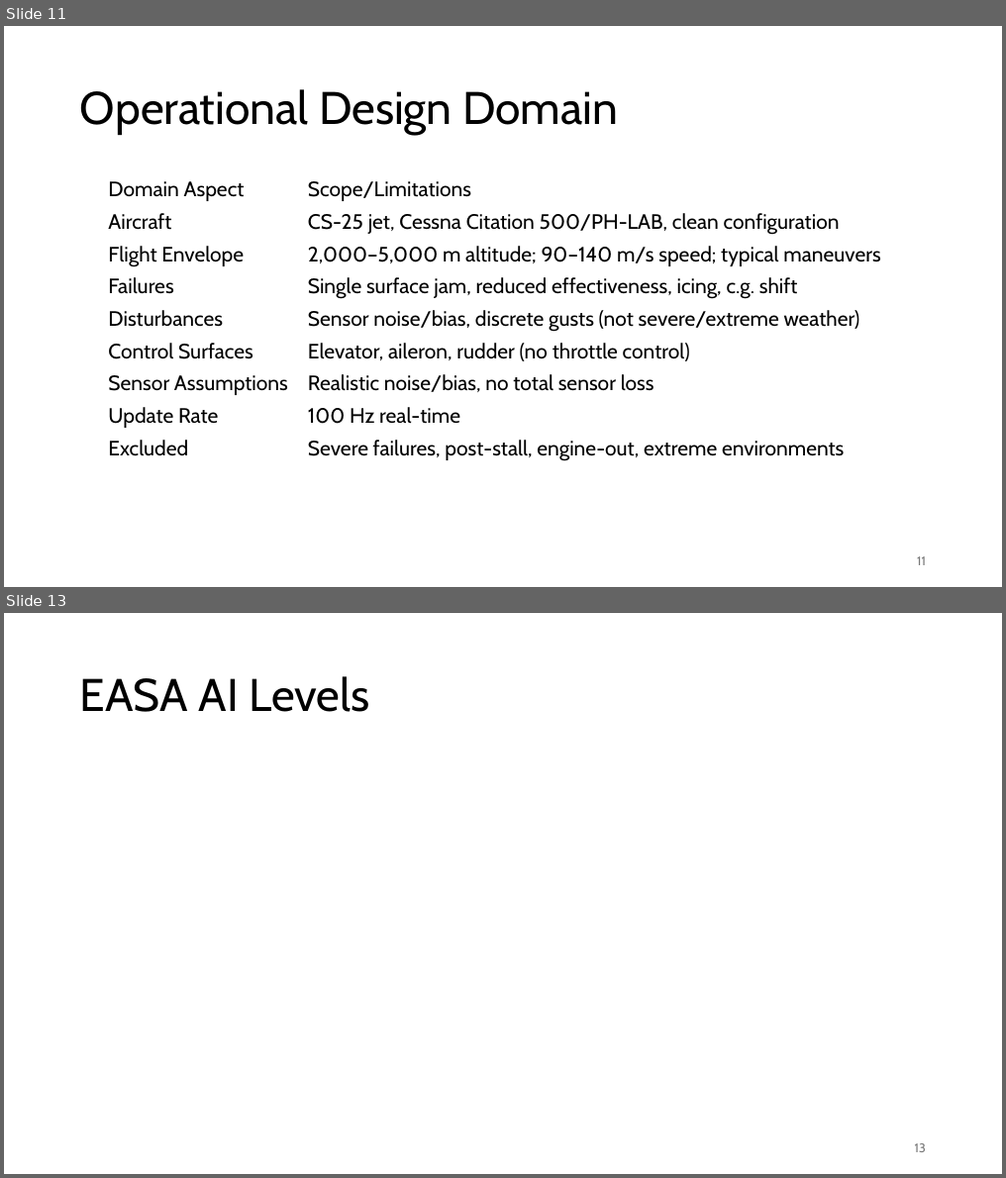
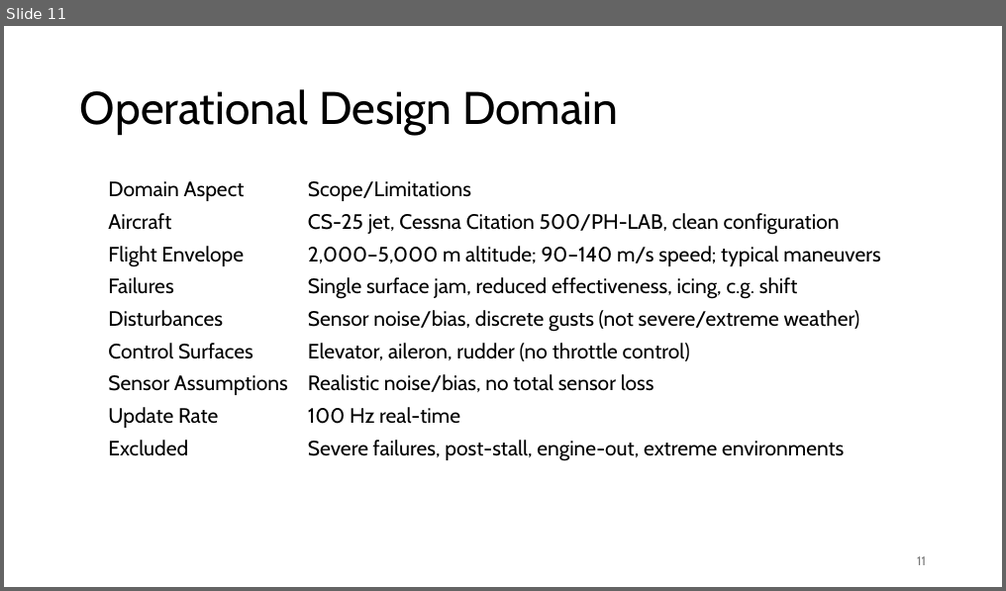
Before and after one commit to Niels149/AIASFault, a slide deck: AIASPres.pptx. Shown one above the other, each under a label of ours: slides 11 and 13 before the commit, slide 11 after it; the slides between them are not shown. The pictures are 1006x1178 and 1006x591 pixels, drawn with LibreOffice and Linux fonts; fonts in the diff are those of the drawing. Boxes give left, top, right and bottom in pixels: in the first picture for what was removed or moved away, otherwise in the second. Text is boxed around its words. In the diff, an @@ line names an element or a change of style, - is before the commit and + after.

```diff
--- a/AIASPres.pptx
+++ b/AIASPres.pptx
@@ slide 13 removed at (4,613,1002,1174), background #FFFFFF @@
@@ title removed at (80,676,369,712) @@
-EASA AI Levels
@@ page number removed at (915,1144,926,1153) @@
-13
```
Also in this commit, not shown: 6 slides changed, 3 slides added, 2 other slides removed, 1 other file.
